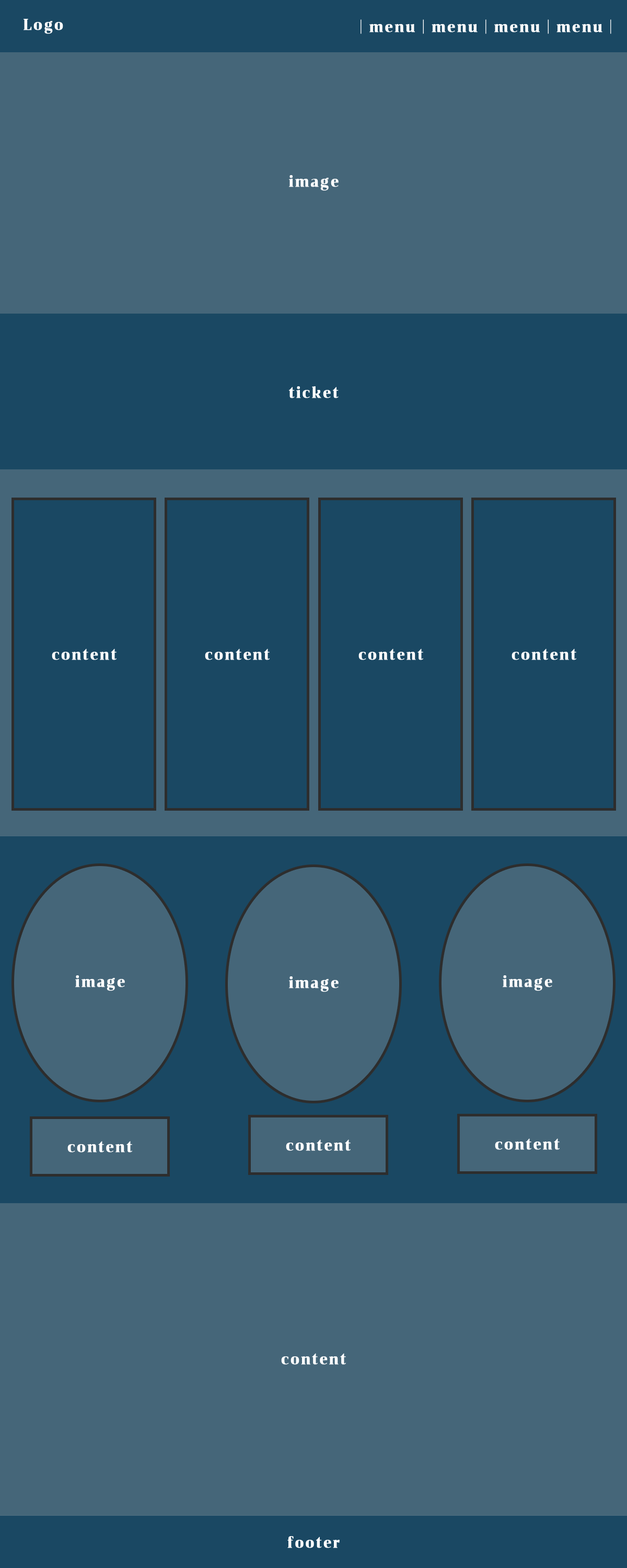
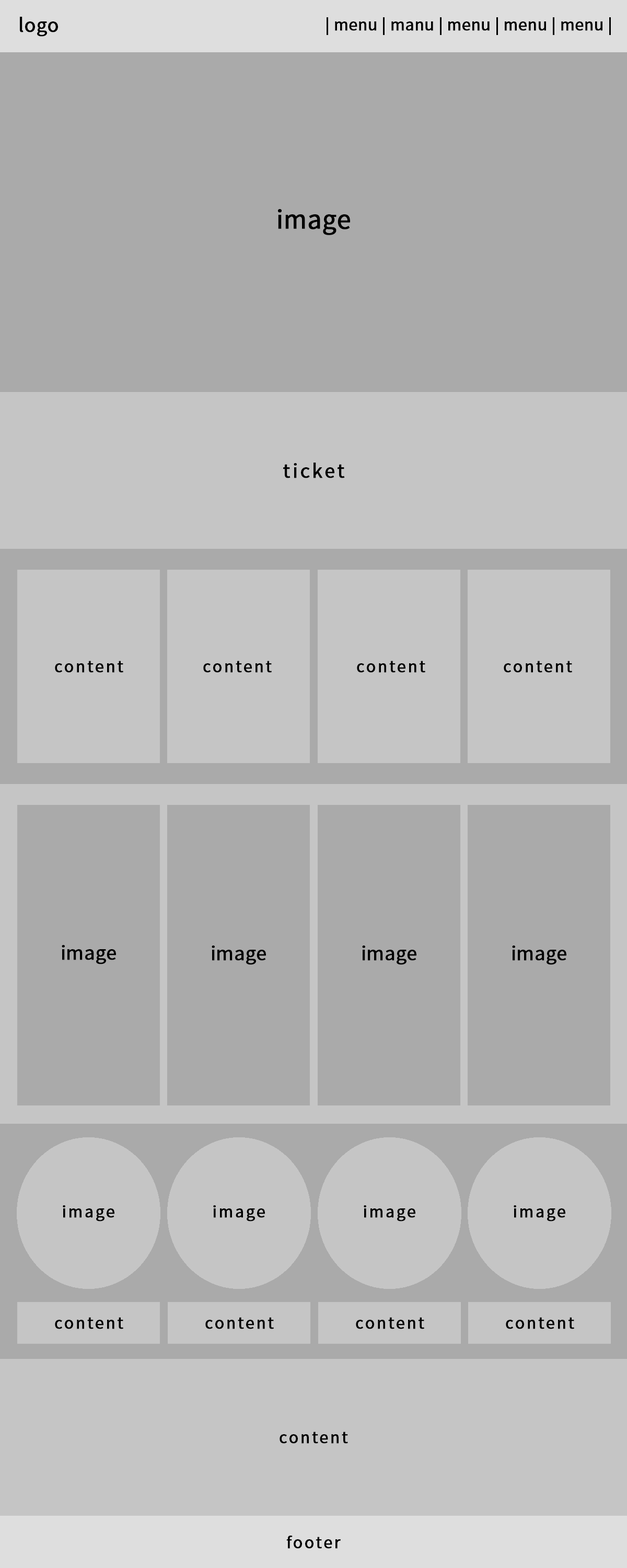
Two versions of the same layered image (627x1568). Layer-by-layer changes:
removed group "추천항공권" (13 layers) over bbox(0, 836, 627, 1204)
removed layer "Layer 0" over bbox(0, 0, 627, 1568)
renamed "image 3" to "Layer 10", moved it into group "Group 4", painted on it over bbox(16, 863, 616, 1289)
renamed "content 2" to "Layer 9", moved it into group "Group 4", painted on it over bbox(17, 648, 270, 1344)
renamed "content 4" to "Layer 8", moved it into group "Group 4", painted on it over bbox(0, 497, 627, 1359)
added group "Group 3" with 9 layers above "Group 2" over bbox(0, 783, 627, 1124)
renamed "content 2" to "image copy 3", moved it into group "Group 3", painted on it over bbox(164, 497, 567, 965)
renamed "content 1" to "Layer 7 copy 3", moved it into group "Group 3", painted on it over bbox(11, 497, 611, 1106)
removed layer "menu1" from group "부가서비스" over bbox(0, 469, 627, 837)
renamed "menu" to "image copy", moved it into group "Group 3", painted on it over bbox(0, 945, 627, 1516)
renamed "menu1 복사" to "image", moved it into group "Group 3", painted on it over bbox(0, 836, 627, 1204)
removed group "부가서비스" (9 layers) over bbox(0, 469, 627, 837)
added layer "Layer 6" in group "Group 3" over bbox(0, 783, 627, 1124)
renamed "image" to "Layer 3", moved it into group "Group 1", painted on it over bbox(0, 175, 627, 549)
added group "top" with 4 layers above "Background" over bbox(0, 16, 627, 392)
renamed "ticket" to "Layer 2", moved it into group "top", painted on it over bbox(0, 52, 627, 471)
renamed "main" to "| menu | manu | menu | menu | menu |", moved it into group "top", painted on it over bbox(0, 17, 627, 314)
renamed "footer" to "logo", moved it into group "top", painted on it over bbox(0, 16, 627, 1568)
removed group "유실물" (2 layers) over bbox(0, 1202, 627, 1516)
renamed "content 3" to "Background", moved it out of group "추천항공권", painted on it over bbox(0, 0, 627, 1568)
…and 54 more changes (31 added, 5 painted, 18 removed, 4 renamed, 5 stack)
